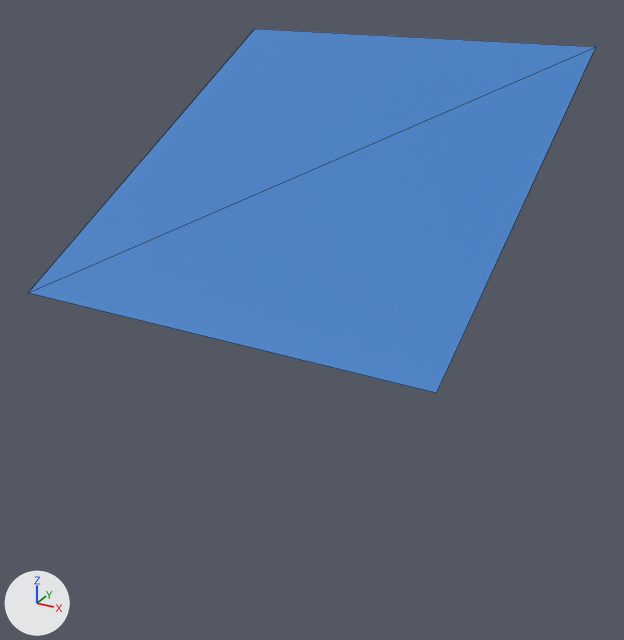
What one commit did to the glTF model models/seperated_blocks/r2c3_face_blue.gltf.
One viewpoint serves both versions: a 50 mm camera at (1.93, -3.61, 1.48) aimed at (0.01, -0.13, -0.26). Every picture has the same lights, and +X, +Y and +Z are marked at lower left. Mesh edges are drawn as thin lines.

Names of what the first picture shows: 'r2c3_face_blue'.
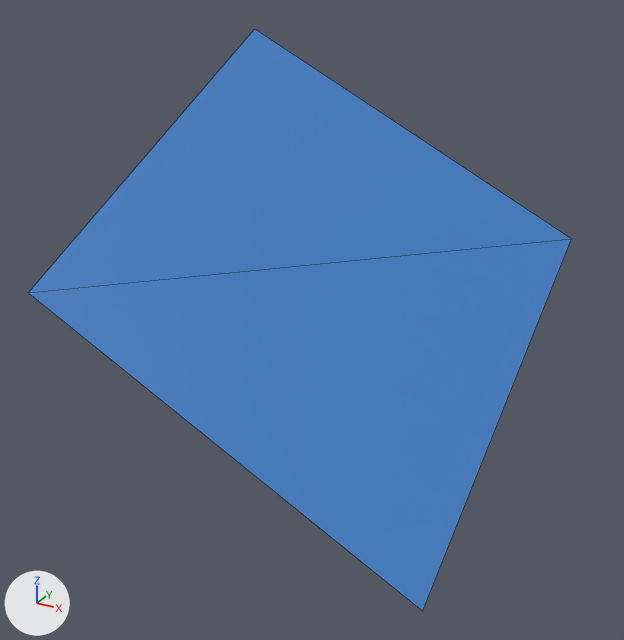
What differs and where, as boxes (x1, y1, x2, y2) in the pictures (624 x 640 px):
'r2c3_face_blue', reshaped (60% taller): before (28, 29, 596, 393); after (28, 29, 572, 611)

What changed in the scene script:
```text
Change me_cube_255:
    where me_cube_255.from_pydata(...)  # 4 vertices, 2 faces; spans x -1.0..1.0, y -1.0..1.0, z 0.0..1.0
    used by ob_r2c3_face_blue; location = (0.0, 0.0, 0.0)
    me_cube_255 part 1
    me_cube_255.vertices[2].co: (1.0, -1.0, 0.0) -> (1.0, -1.0, -1.0)  # pixel (436, 392) -> pixel (422, 611)
    me_cube_255.vertices[3].co: (1.0, 1.0, 1.0) -> (1.0, 1.0, 0.0)  # pixel (596, 46) -> pixel (571, 238)
```
